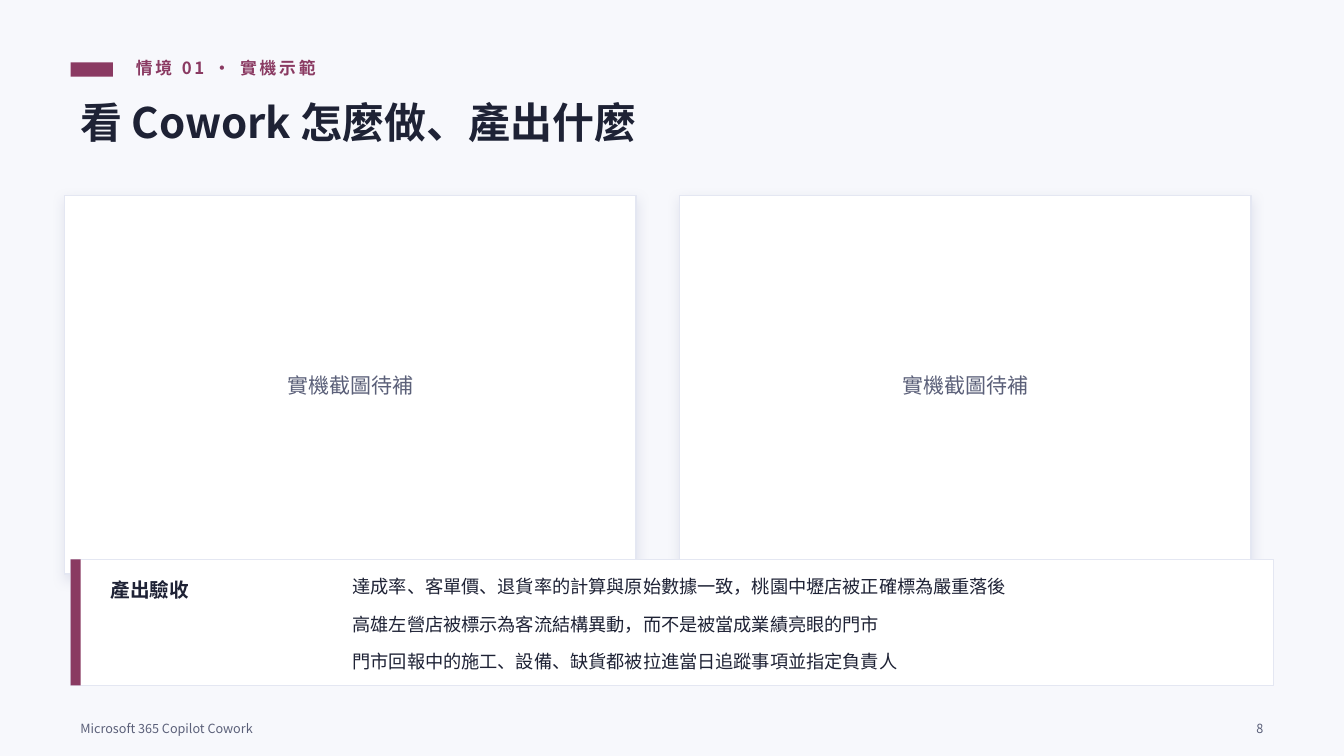
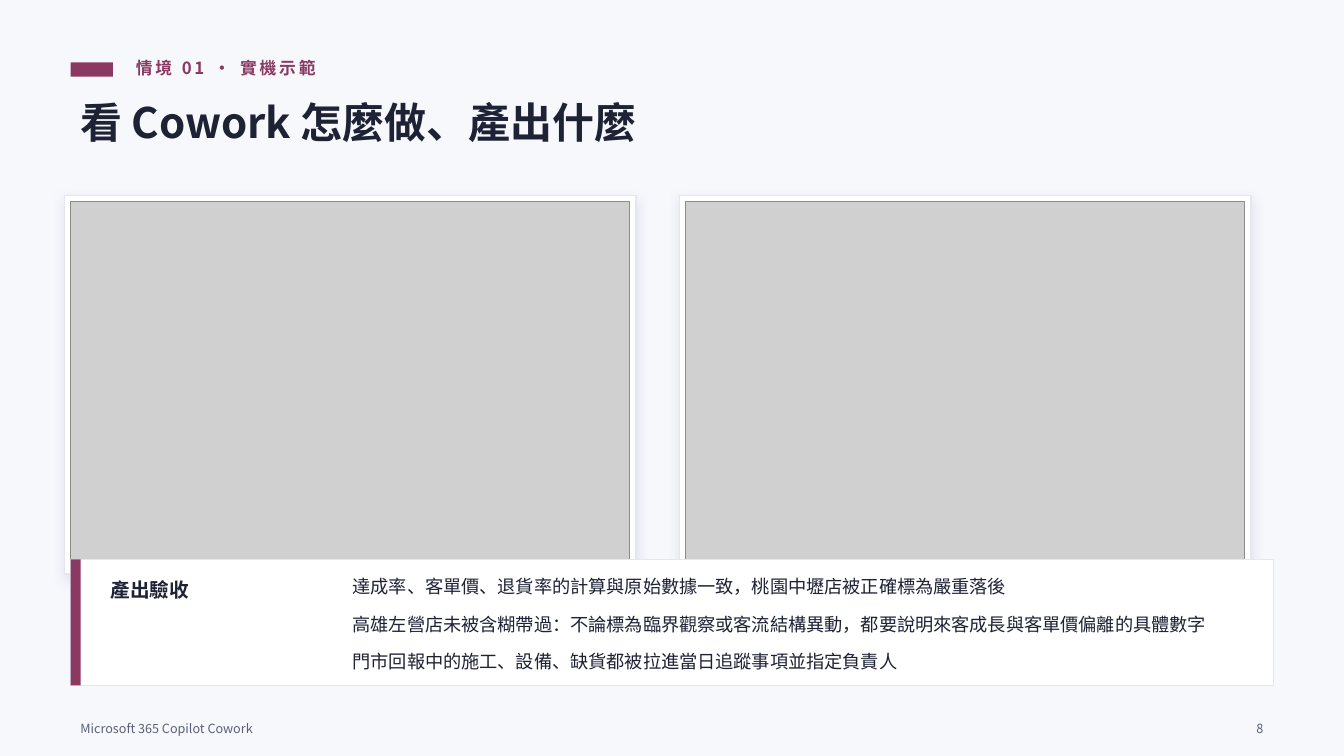
Before and after one commit to AndyHung11/Copilot-in-1mins, a slide deck: slide 9 of CoworkPlaybook/Cowork_教育訓練簡報_零售通路版.pptx. Drawn at 1344x756 pixels with LibreOffice and Linux fonts; fonts in the diff are those of the drawing; grey boxes stand for pictures; background and template pictures are left out. Boxes give left, top, right and bottom in pixels: in the first picture for what was removed or moved away, otherwise in the second. Text is boxed around its words. In the diff, an @@ line names an element or a change of style, - is before the commit and + after.

```diff
--- a/CoworkPlaybook/Cowork_教育訓練簡報_零售通路版.pptx
+++ b/CoworkPlaybook/Cowork_教育訓練簡報_零售通路版.pptx
@@ picture added at bbox=[71, 202, 630, 568] @@
@@ picture added at bbox=[686, 202, 1245, 568] @@
@@ text removed at bbox=[287, 375, 413, 395] @@
-實機截圖待補
@@ text removed at bbox=[902, 375, 1028, 395] @@
-實機截圖待補
@@ text at bbox=[353, 615, 1206, 633]: text changed @@
-高雄左營店被標示為客流結構異動，而不是被當成業績亮眼的門市
+高雄左營店未被含糊帶過：不論標為臨界觀察或客流結構異動，都要說明來客成長與客單價偏離的具體數字
```
Also in this commit, not shown: 2 other slides changed, 14 other files.
